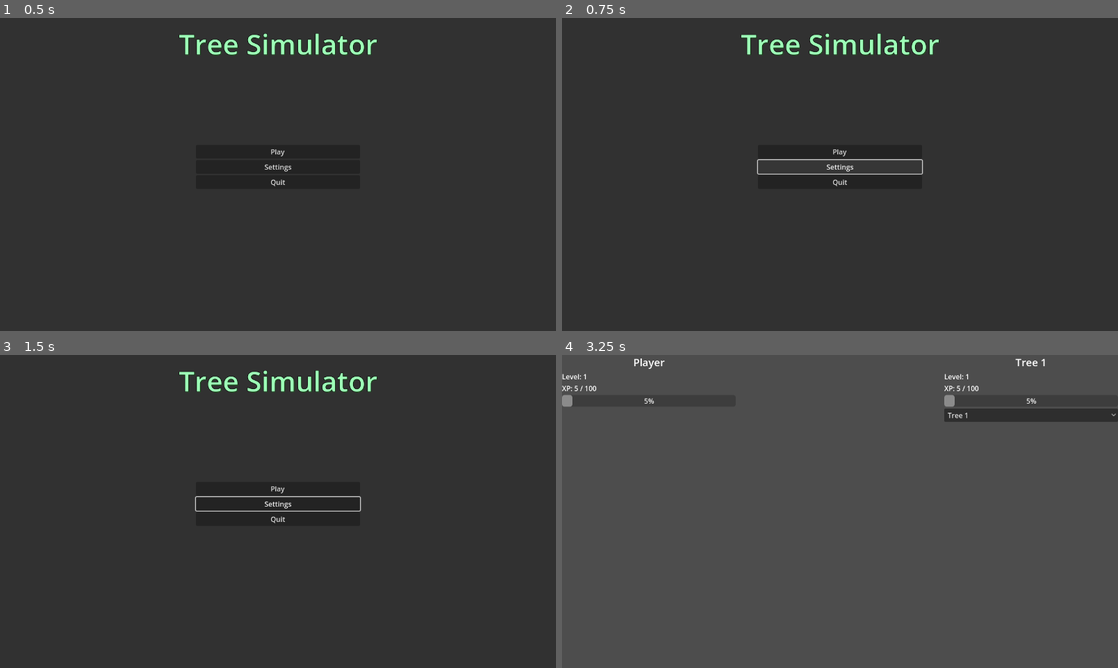
Above: before the commit, frames 1-4 (two rows, left to right).
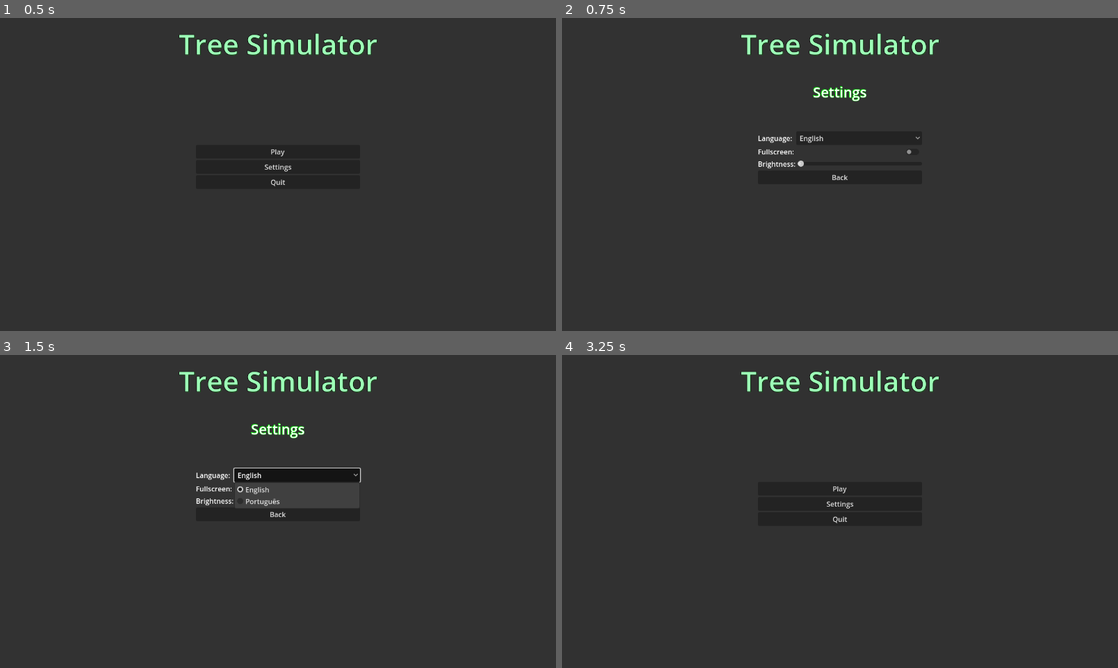
Above: after the commit, the same moments.

Repository: Mangito/Tree-Simulator
Game: Godot game, scene res://scenes/start_menu/start_menu.tscn
Same seed, same stepped clock (60 frames per second), same inputs: the game is played once before the commit and once after it.
Inputs (mouse positions are in pixels of both pictures, inside the frame that each line leads up to):
- Up to frame 1 (0.5 s): no input
- Up to frame 2 (0.75 s): click "Settings" at 0.5 s
- Up to frame 3 (1.5 s): click (294, 473) at 1.25 s, where only the run after the commit has a clickable "English"
- Up to frame 4 (3.25 s): click (856, 489) at 2.02 s; click (840, 514) at 2.75 s, where only the run after the commit has a clickable "Back"

Frame 1 is identical in both runs. In frame 2, 0.9% of the frame differs, in the area x 35-65%, y 21-54%; in frame 3, 3.3%; in frame 4, 96%, in the area x 0-100%, y 0-100%.

Commit message:
update to godot 4.4 and implement settings menu

Diff:
--- a/menus/menu.gd
+++ b/menus/menu.gd
@@ -1,10 +1,11 @@
 extends CanvasLayer
 
-var isInGame: bool = false
+@export var isInGame: bool = false
 
-func setIsInGame(value: bool = false) -> void:
-	isInGame = value
+@onready var settings_menu: CanvasLayer = $SettingsMenu
 
+
+func _ready() -> void:
 	# Visible on Main Menu
 	$ButtonsContainer/PlayButton.visible = !isInGame
 	$ButtonsContainer/QuitButton.visible = !isInGame
@@ -13,9 +14,6 @@
 	$ButtonsContainer/ResumeButton.visible = isInGame
 	$ButtonsContainer/BackButton.visible = isInGame
 	$PausedLabel.visible = isInGame
-
-func _ready() -> void:
-	setIsInGame()
 
 func _input(event):
 	if event.is_action_released("ui_cancel") and isInGame:
@@ -37,7 +35,7 @@
 	_resume()
 
 func _on_settings_button_pressed() -> void:
-	print("Settings")
+	settings_menu.show()
 
 func _on_back_button_pressed() -> void:
 	get_tree().paused = false
--- a/menus/menu.tscn
+++ b/menus/menu.tscn
@@ -1,6 +1,7 @@
-[gd_scene load_steps=4 format=3 uid="uid://g3e0eodhl7xl"]
+[gd_scene load_steps=5 format=3 uid="uid://g3e0eodhl7xl"]
 
-[ext_resource type="Script" path="res://menus/menu.gd" id="1_uyh0y"]
+[ext_resource type="Script" uid="uid://d2xidwp1fu6bj" path="res://menus/menu.gd" id="1_uyh0y"]
+[ext_resource type="PackedScene" uid="uid://dns4isn3f1jrr" path="res://menus/settings_menu.tscn" id="2_y8e4h"]
 
 [sub_resource type="LabelSettings" id="LabelSettings_mv1id"]
 font_size = 64
@@ -84,6 +85,9 @@
 layout_mode = 2
 text = "Quit"
 
+[node name="SettingsMenu" parent="." instance=ExtResource("2_y8e4h")]
+visible = false
+
 [connection signal="pressed" from="ButtonsContainer/PlayButton" to="." method="_on_play_button_pressed"]
 [connection signal="pressed" from="ButtonsContainer/ResumeButton" to="." method="_on_resume_button_pressed"]
 [connection signal="pressed" from="ButtonsContainer/SettingsButton" to="." method="_on_settings_button_pressed"]
--- /dev/null
+++ b/menus/settings_menu.gd
@@ -0,0 +1,14 @@
+extends CanvasLayer
+
+func _on_option_button_item_selected(index: int) -> void:
+	pass
+
+func _on_check_button_toggled(toggled_on: bool) -> void:
+	var wMode = DisplayServer.WINDOW_MODE_FULLSCREEN if toggled_on else DisplayServer.WINDOW_MODE_WINDOWED
+	DisplayServer.window_set_mode(wMode)
+
+func _on_h_slider_drag_ended(value_changed: bool) -> void:
+	pass
+
+func _on_back_button_pressed() -> void:
+	hide()
--- /dev/null
+++ b/menus/settings_menu.tscn
@@ -0,0 +1,117 @@
+[gd_scene load_steps=4 format=3 uid="uid://dns4isn3f1jrr"]
+
+[ext_resource type="Script" uid="uid://cin0uunse1j3k" path="res://menus/settings_menu.gd" id="1_8u2x0"]
+
+[sub_resource type="LabelSettings" id="LabelSettings_8g2cr"]
+font_size = 64
+font_color = Color(0.615686, 1, 0.717647, 1)
+outline_size = 4
+outline_color = Color(0, 0, 0, 1)
+shadow_color = Color(0, 0.956863, 0, 0.431373)
+
+[sub_resource type="LabelSettings" id="LabelSettings_pvboe"]
+font_size = 32
+outline_size = 2
+outline_color = Color(0, 1, 0, 1)
+shadow_color = Color(0, 1, 0, 1)
+shadow_offset = Vector2(-1, -1)
+
+[node name="SettingsMenu" type="CanvasLayer"]
+process_mode = 3
+script = ExtResource("1_8u2x0")
+
+[node name="Background" type="ColorRect" parent="."]
+anchors_preset = 15
+anchor_right = 1.0
+anchor_bottom = 1.0
+grow_horizontal = 2
+grow_vertical = 2
+color = Color(0.196078, 0.196078, 0.196078, 1)
+
+[node name="Title" type="Label" parent="."]
+anchors_preset = 10
+anchor_right = 1.0
+offset_bottom = 118.0
+grow_horizontal = 2
+text = "Tree Simulator"
+label_settings = SubResource("LabelSettings_8g2cr")
+horizontal_alignment = 1
+vertical_alignment = 1
+
+[node name="PausedLabel" type="Label" parent="."]
+anchors_preset = 10
+anchor_right = 1.0
+offset_top = 112.0
+offset_bottom = 230.0
+grow_horizontal = 2
+text = "Settings"
+label_settings = SubResource("LabelSettings_pvboe")
+horizontal_alignment = 1
+vertical_alignment = 1
+
+[node name="ButtonsContainer" type="VBoxContainer" parent="."]
+anchors_preset = 8
+anchor_left = 0.5
+anchor_top = 0.5
+anchor_right = 0.5
+anchor_bottom = 0.5
+offset_left = -189.0
+offset_top = -99.0
+offset_right = 189.0
+offset_bottom = 182.0
+grow_horizontal = 2
+grow_vertical = 2
+
+[node name="LanguageContainer" type="HBoxContainer" parent="ButtonsContainer"]
+layout_mode = 2
+size_flags_vertical = 4
+
+[node name="Label" type="Label" parent="ButtonsContainer/LanguageContainer"]
+layout_mode = 2
+text = "Language: "
+
+[node name="OptionButton" type="OptionButton" parent="ButtonsContainer/LanguageContainer"]
+layout_mode = 2
+size_flags_horizontal = 3
+size_flags_vertical = 4
+selected = 0
+item_count = 2
+popup/item_0/text = "English"
+popup/item_0/id = 0
+popup/item_1/text = "Português"
+popup/item_1/id = 1
+
+[node name="FullScreenContainer" type="HBoxContainer" parent="ButtonsContainer"]
+layout_mode = 2
+
+[node name="Label" type="Label" parent="ButtonsContainer/FullScreenContainer"]
+layout_mode = 2
+text = "Fullscreen:"
+
+[node name="CheckButton" type="CheckButton" parent="ButtonsContainer/FullScreenContainer"]
+layout_mode = 2
+size_flags_horizontal = 3
+size_flags_vertical = 4
+
+[node name="BrightnessContainer" type="HBoxContainer" parent="ButtonsContainer"]
+layout_mode = 2
+alignment = 1
+
+[node name="Label" type="Label" parent="ButtonsContainer/BrightnessContainer"]
+layout_mode = 2
+text = "Brightness:"
+horizontal_alignment = 1
+
+[node name="HSlider" type="HSlider" parent="ButtonsContainer/BrightnessContainer"]
+layout_mode = 2
+size_flags_horizontal = 3
+size_flags_vertical = 4
+
+[node name="BackButton" type="Button" parent="ButtonsContainer"]
+layout_mode = 2
+text = "Back"
+
+[connection signal="item_selected" from="ButtonsContainer/LanguageContainer/OptionButton" to="." method="_on_option_button_item_selected"]
+[connection signal="toggled" from="ButtonsContainer/FullScreenContainer/CheckButton" to="." method="_on_check_button_toggled"]
+[connection signal="drag_ended" from="ButtonsContainer/BrightnessContainer/HSlider" to="." method="_on_h_slider_drag_ended"]
+[connection signal="pressed" from="ButtonsContainer/BackButton" to="." method="_on_back_button_pressed"]
--- a/project.godot
+++ b/project.godot
@@ -12,7 +12,7 @@
 
 config/name="Tree Simulator"
 run/main_scene="res://scenes/start_menu/start_menu.tscn"
-config/features=PackedStringArray("4.3", "Forward Plus")
+config/features=PackedStringArray("4.4", "Forward Plus")
 config/icon="res://icon.svg"
 
 [autoload]
--- a/scenes/game/game.gd
+++ b/scenes/game/game.gd
@@ -11,7 +11,6 @@
 	_populate_option_button()
 
 	menu.visible = false
-	menu.setIsInGame(true)
 
 func _on_xp_timer_timeout() -> void:
 	PlayerLS.add_xp()
--- a/scenes/game/game.tscn
+++ b/scenes/game/game.tscn
@@ -47,6 +47,7 @@
 
 [node name="Menu" parent="." instance=ExtResource("3_gr4f4")]
 visible = false
+isInGame = true
 
 [connection signal="item_selected" from="UI/TreeLevelUI/TreeSelector" to="." method="_on_option_button_item_selected"]
 [connection signal="timeout" from="XP_Timer" to="." method="_on_xp_timer_timeout"]
Not shown, added: globals/GameManager.gd.uid
Not shown, added: globals/GameStorage.gd.uid
Not shown, added: globals/LevelSystem/Player.gd.uid
Not shown, added: globals/LevelSystem/Tree.gd.uid
Not shown, added: globals/Utils.gd.uid
Not shown, added: menus/menu.gd.uid
Not shown, added: menus/settings_menu.gd.uid
Not shown, added: scenes/game/game.gd.uid
Not shown: 1 places in scenes/game/game.tscn that only renumber resources
Not shown, added: scenes/level_ui/level_ui.gd.uid
Not shown: 1 places in scenes/level_ui/level_ui.tscn that only renumber resources
Not shown, changed: README.md
